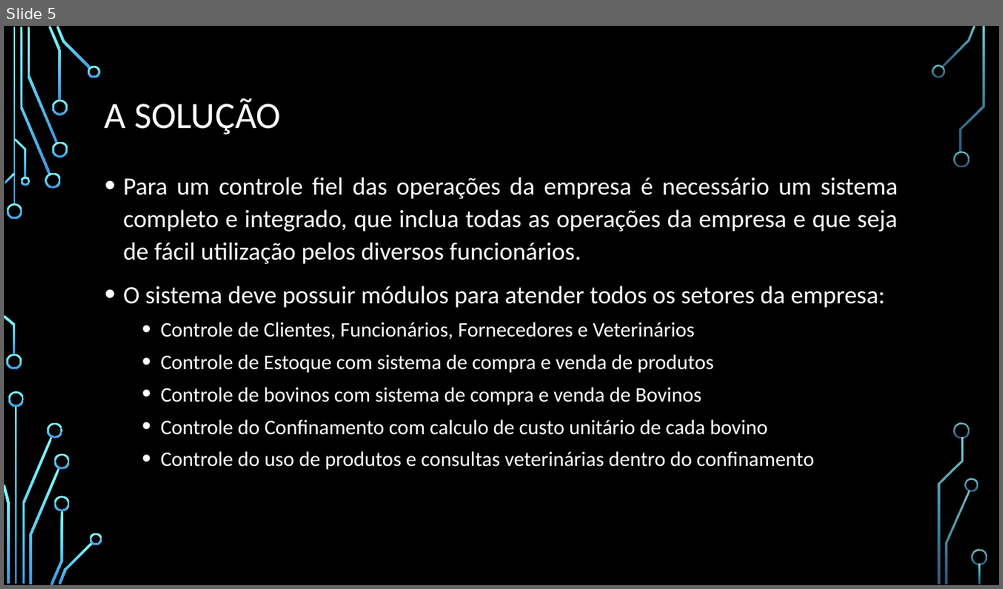
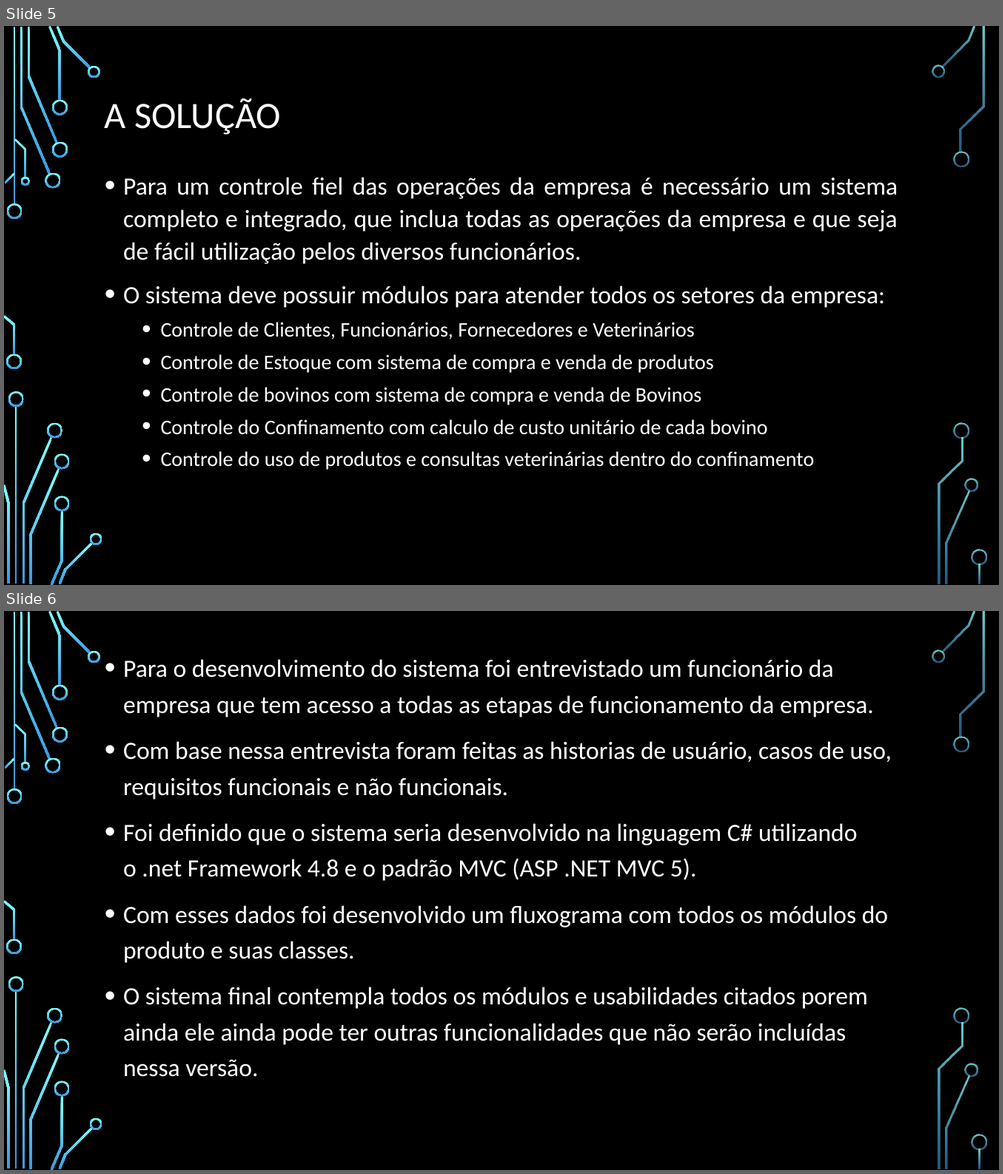
Before and after one commit to chav1985/GerenciamentoBovinos, a slide deck: GerenciamentoBovinos/Documentação/Apresentação/SISTEMA DE GERENCIAMENTO DE BOVINOS.pptx. Shown one above the other, each under a label of ours: slide 5 before the commit, slides 5 and 6 after it. The pictures are 1003x589 and 1003x1174 pixels, drawn with LibreOffice and Linux fonts; fonts in the diff are those of the drawing; background and template pictures are left out. Boxes give left, top, right and bottom in pixels: in the first picture for what was removed or moved away, otherwise in the second. Text is boxed around its words. In the diff, an @@ line names an element or a change of style, - is before the commit and + after.

Commit message:
finalizado documentação tecnica e atualizado slides

```diff
--- a/GerenciamentoBovinos/Documentação/Apresentação/SISTEMA DE GERENCIAMENTO DE BOVINOS.pptx
+++ b/GerenciamentoBovinos/Documentação/Apresentação/SISTEMA DE GERENCIAMENTO DE BOVINOS.pptx
@@ slide 6 added at (x1=4, y1=611, x2=999, y2=1170), background picture (left out); not listed: 36 template elements that a slide beside it also shows @@
@@ text added at (x1=123, y1=659, x2=891, y2=1077), 24 pt, text #FFFFFF @@
+• Para o desenvolvimento do sistema foi entrevistado um funcionário da empresa que tem acesso a todas as etapas de funcionamento da empresa.
+• Com base nessa entrevista foram feitas as historias de usuário, casos de uso, requisitos funcionais e não funcionais.
+• Foi definido que o sistema seria desenvolvido na linguagem C# utilizando o .net Framework 4.8 e o padrão MVC (ASP .NET MVC 5).
+• Com esses dados foi desenvolvido um fluxograma com todos os módulos do produto e suas classes.
+• O sistema final contempla todos os módulos e usabilidades citados porem ainda ele ainda pode ter outras funcionalidades que não serão incluídas nessa versão.
```
Also in this commit, not shown: 2 slides changed, 4 other files.
